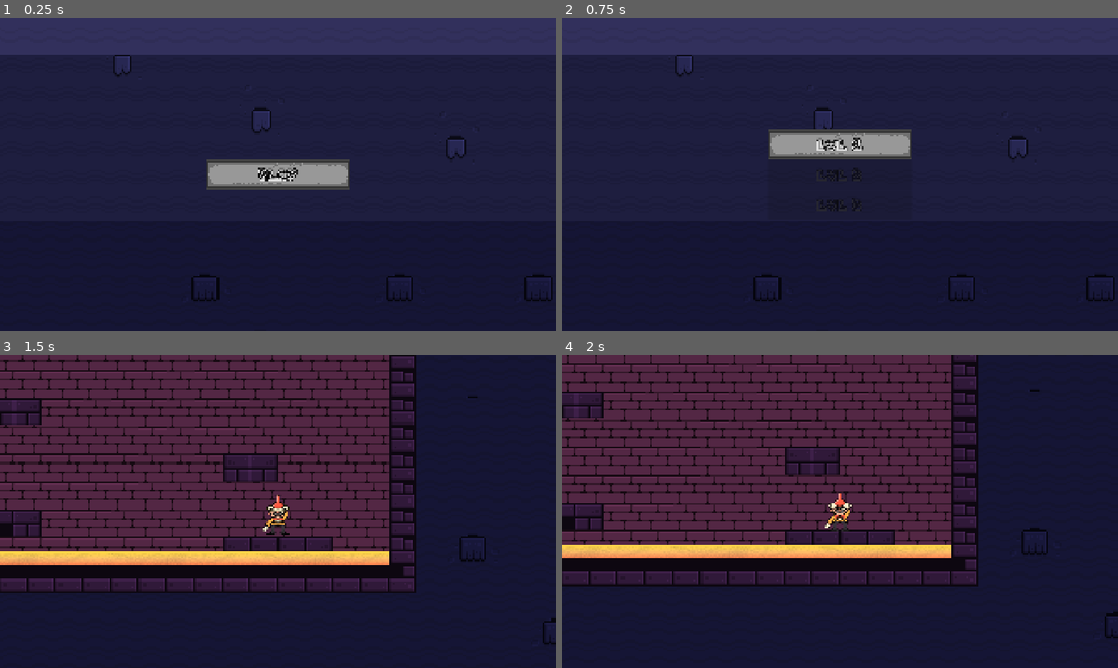
Above: before the commit, frames 1-4 (two rows, left to right).
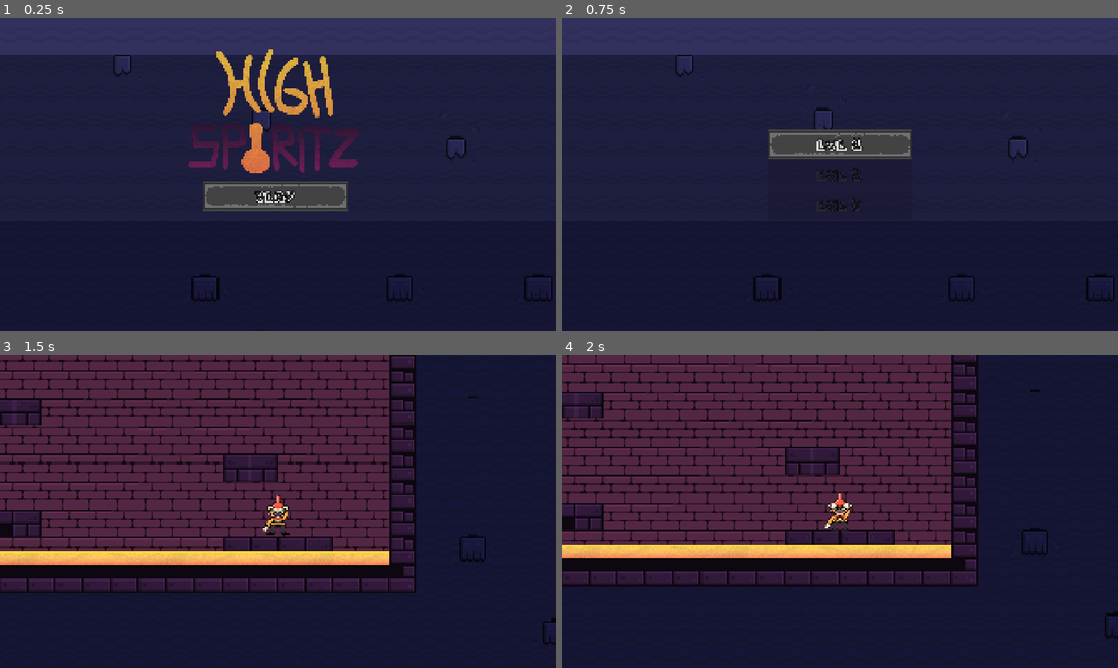
Above: after the commit, the same moments.

Repository: mokoszerosy/giera-dzamik-v4
Game: Godot game, scene res://scenes/main_menu.tscn
Same seed, same stepped clock (60 frames per second), same inputs: the game is played once before the commit and once after it.
Inputs:
- Up to frame 1 (0.25 s): no input
- Up to frame 2 (0.75 s): click "Play" at 0.5 s
- Up to frame 3 (1.5 s): click "Lvl 1" at 1.25 s
- Up to frame 4 (2 s): no input

The runs differ from the first frame. In frame 1, 6.5% of the frame differs, in the area x 33-65%, y 10-62%; in frame 2, 1.3%; in frame 3, nothing differs; in frame 4, nothing differs.

Commit message:
feat:wait to nie było wypushowane?

Diff:
--- a/gieranadzamik4/scenes/main_menu.tscn
+++ b/gieranadzamik4/scenes/main_menu.tscn
@@ -4,6 +4,7 @@
 [ext_resource type="PackedScene" uid="uid://d4bldso6tnsew" path="res://scenes/sound_button.tscn" id="1_l6cm7"]
 [ext_resource type="Script" uid="uid://cx2hmtee08v2e" path="res://scripts/main_menu.gd" id="1_wu84c"]
 [ext_resource type="Theme" uid="uid://c7jkub5lm1hl" path="res://assets/basic.tres" id="2_ekxnf"]
+[ext_resource type="Texture2D" uid="uid://bmgst2ml7f0py" path="res://scenes/levels/tytul.png" id="5_8ln24"]
 
 [node name="MainMenu" type="Control" unique_id=709028664 node_paths=PackedStringArray("main_menu_buttons", "level_selection_buttons")]
 layout_mode = 3
@@ -31,12 +32,17 @@
 anchor_top = 0.5
 anchor_right = 0.5
 anchor_bottom = 0.5
-offset_left = -20.0
-offset_top = -20.0
-offset_right = 20.0
-offset_bottom = 20.0
+offset_left = -259.0
+offset_top = 25.0
+offset_right = 241.0
+offset_bottom = 125.0
 grow_horizontal = 2
 grow_vertical = 2
+
+[node name="Sprite2D" type="Sprite2D" parent="MainMenuButtons" unique_id=156798536]
+position = Vector2(246, -226)
+scale = Vector2(0.56020623, 0.6885464)
+texture = ExtResource("5_8ln24")
 
 [node name="PlayButton" parent="MainMenuButtons" unique_id=310435706 instance=ExtResource("1_l6cm7")]
 custom_minimum_size = Vector2(500, 100)
Binary file added: gieranadzamik4/assets/sprites/misc/tytul.png
Not shown, added: gieranadzamik4/assets/sprites/misc/tytul.png.import
Binary file changed: gieranadzamik4/assets/ui/button.png
Binary file added: gieranadzamik4/scenes/levels/tytul.png
Not shown, added: gieranadzamik4/scenes/levels/tytul.png.import
